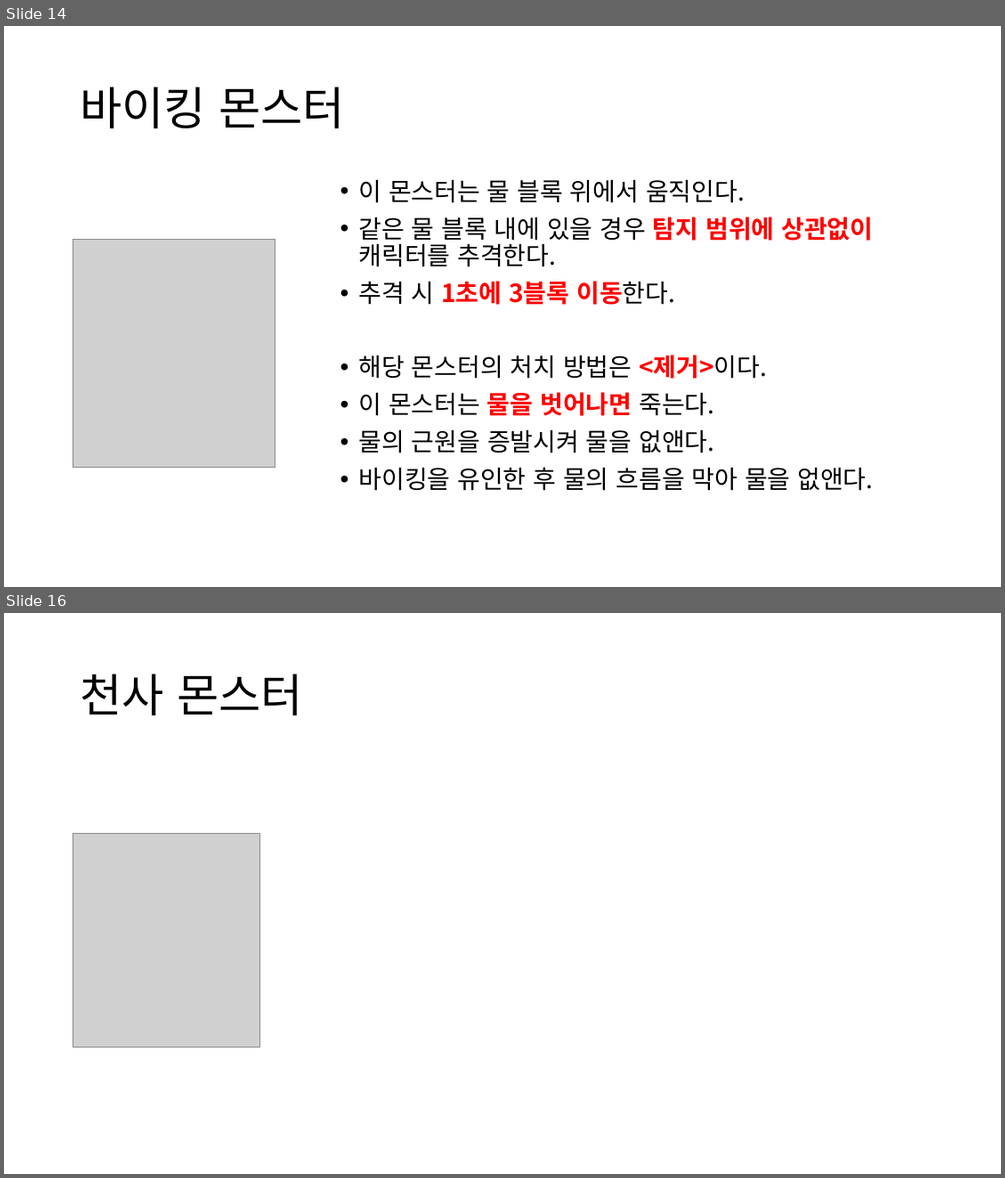
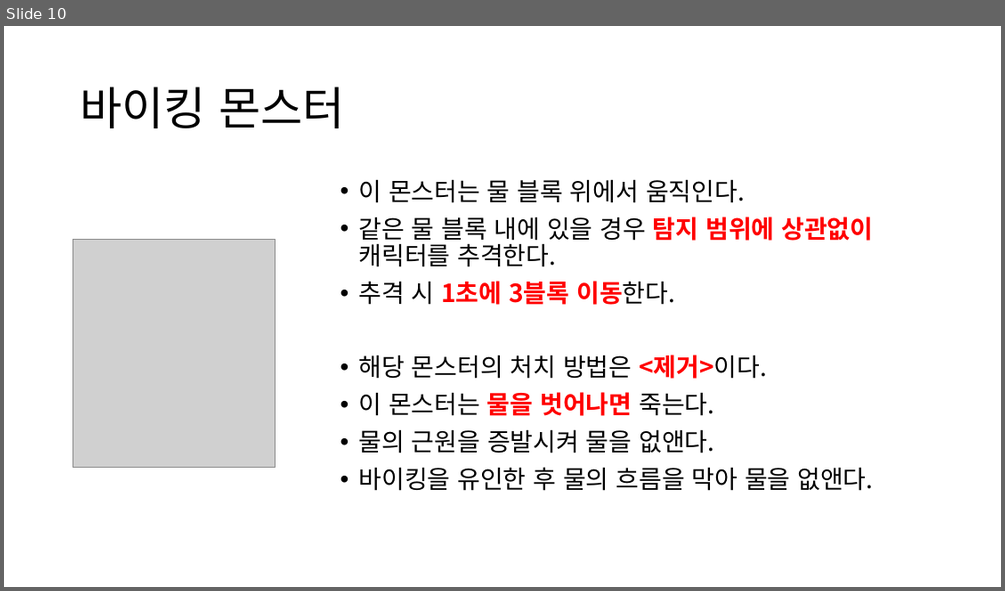
Before and after one commit to yimgunho/Witch_of_Time, a slide deck: 시간의 마녀_몬스터 기획.pptx. Shown one above the other, each under a label of ours: slides 14 and 16 before the commit, slide 10 after it; the slides between them are not shown. The pictures are 1005x1178 and 1005x591 pixels, drawn with LibreOffice and Linux fonts; fonts in the diff are those of the drawing; grey boxes stand for pictures. Boxes give left, top, right and bottom in pixels: in the first picture for what was removed or moved away, otherwise in the second. Text is boxed around its words. In the diff, an @@ line names an element or a change of style, - is before the commit and + after.

Commit message:
몬스터 기획 최종

```diff
--- a/시간의 마녀_몬스터 기획.pptx
+++ b/시간의 마녀_몬스터 기획.pptx
@@ slide 16 removed at (4,613,1001,1174), background #FFFFFF @@
@@ title removed at (80,674,303,715) @@
-천사 몬스터
@@ picture removed at (73,834,260,1046) @@
@@ what was slide 14 is now slide 10 @@
```
Also in this commit, not shown: 1 slide changed, 3 other slides removed.
